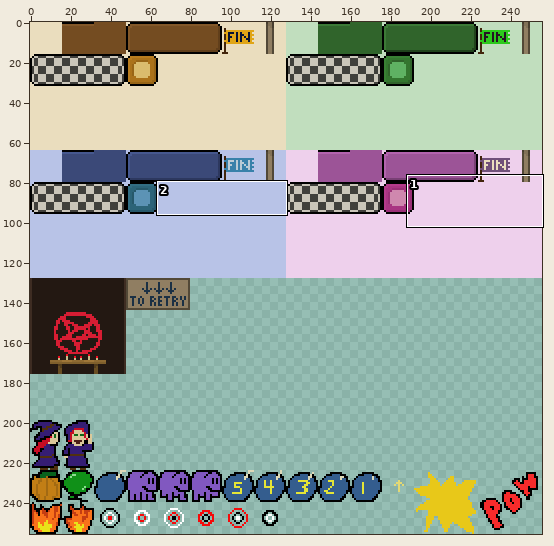
Edited in one commit: sprite sheet (src/data/image/2-tiles.png). The first picture is a wide view before the edit; the outline marks the close-up.
Close-up. Before:
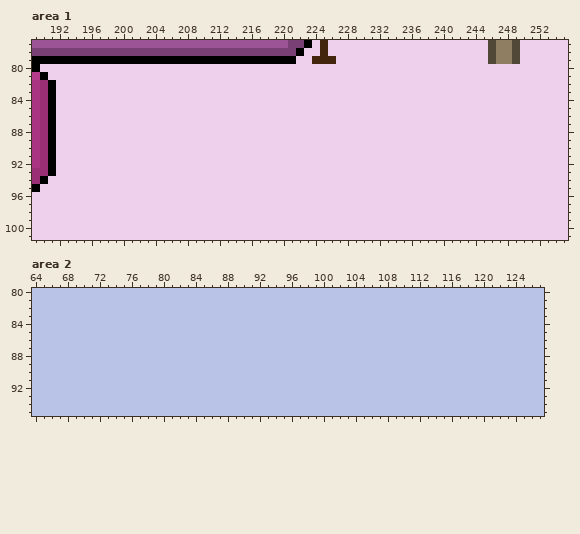
The file is 256x256 pixels. Colours within 5 levels of each other are drawn and written as one. Shown: area 1: x 189..255, y 77..101; area 2: x 64..127, y 80..95. The commit also changed other parts of the picture, which this record leaves out.
After:
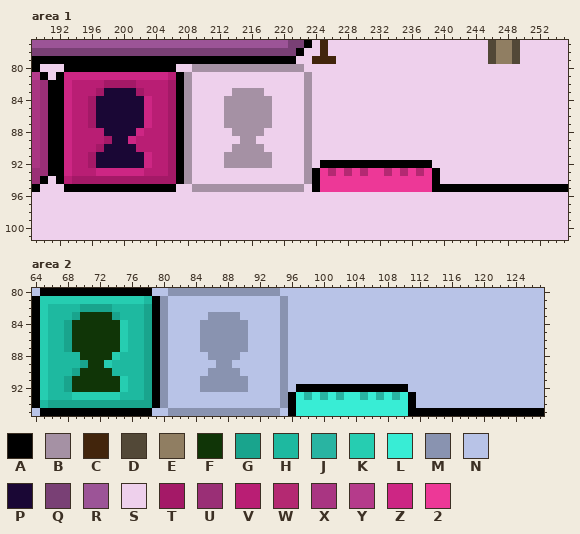
Palette (. is transparent): A #000000  B #a591a4  C #42250c  D #524837  E #907e62  F #103507  G #19a48d  H #1eb9a0  J #29b4a2  K #26cdb1  L #38edd5  M #8993b0  N #b8c3e7  P #1a0735  Q #794075  R #9c5497  S #eed0ec  T #a41967  U #9a2f76  V #b91e74  W #b42972  X #a93582  Y #b53b8b  Z #cd2684  2 #ed3897
Edits made:
--- area 1
@@ x 189..255 @@
  79 AAAAAAAAAAAAAAAAAAAAAAAAAAAAAAAAASSCCCSSSSSSSSSSSSSSSSSSSDEEDSSSSSS
- 80 ASSSSSSSSSSSSSSSSSSSSSSSSSSSSSSSSSSSSSSSSSSSSSSSSSSSSSSSSSSSSSSSSSS
- 81 YASSSSSSSSSSSSSSSSSSSSSSSSSSSSSSSSSSSSSSSSSSSSSSSSSSSSSSSSSSSSSSSSS
- 82 XUASSSSSSSSSSSSSSSSSSSSSSSSSSSSSSSSSSSSSSSSSSSSSSSSSSSSSSSSSSSSSSSS
- 83 XUASSSSSSSSSSSSSSSSSSSSSSSSSSSSSSSSSSSSSSSSSSSSSSSSSSSSSSSSSSSSSSSS
- 84 XUASSSSSSSSSSSSSSSSSSSSSSSSSSSSSSSSSSSSSSSSSSSSSSSSSSSSSSSSSSSSSSSS
- 85 XUASSSSSSSSSSSSSSSSSSSSSSSSSSSSSSSSSSSSSSSSSSSSSSSSSSSSSSSSSSSSSSSS
- 86 XUASSSSSSSSSSSSSSSSSSSSSSSSSSSSSSSSSSSSSSSSSSSSSSSSSSSSSSSSSSSSSSSS
- 87 XUASSSSSSSSSSSSSSSSSSSSSSSSSSSSSSSSSSSSSSSSSSSSSSSSSSSSSSSSSSSSSSSS
- 88 XUASSSSSSSSSSSSSSSSSSSSSSSSSSSSSSSSSSSSSSSSSSSSSSSSSSSSSSSSSSSSSSSS
- 89 XUASSSSSSSSSSSSSSSSSSSSSSSSSSSSSSSSSSSSSSSSSSSSSSSSSSSSSSSSSSSSSSSS
- 90 XUASSSSSSSSSSSSSSSSSSSSSSSSSSSSSSSSSSSSSSSSSSSSSSSSSSSSSSSSSSSSSSSS
- 91 XUASSSSSSSSSSSSSSSSSSSSSSSSSSSSSSSSSSSSSSSSSSSSSSSSSSSSSSSSSSSSSSSS
- 92 XUASSSSSSSSSSSSSSSSSSSSSSSSSSSSSSSSSSSSSSSSSSSSSSSSSSSSSSSSSSSSSSSS
- 93 UUASSSSSSSSSSSSSSSSSSSSSSSSSSSSSSSSSSSSSSSSSSSSSSSSSSSSSSSSSSSSSSSS
- 94 UASSSSSSSSSSSSSSSSSSSSSSSSSSSSSSSSSSSSSSSSSSSSSSSSSSSSSSSSSSSSSSSSS
- 95 ASSSSSSSSSSSSSSSSSSSSSSSSSSSSSSSSSSSSSSSSSSSSSSSSSSSSSSSSSSSSSSSSSS
+ 80 ASSSAAAAAAAAAAAAAASSBBBBBBBBBBBBBBSSSSSSSSSSSSSSSSSSSSSSSSSSSSSSSSS
+ 81 YASAZZZZZZZZZZZZZVABSSSSSSSSSSSSSSBSSSSSSSSSSSSSSSSSSSSSSSSSSSSSSSS
+ 82 XUAAZVVVVTTTTVVVVTABSSSSSSSSSSSSSSBSSSSSSSSSSSSSSSSSSSSSSSSSSSSSSSS
+ 83 XUAAZVVVTPPPPTVVVTABSSSSSBBBBSSSSSBSSSSSSSSSSSSSSSSSSSSSSSSSSSSSSSS
+ 84 XUAAZVVTPPPPPPZVVTABSSSSBBBBBBSSSSBSSSSSSSSSSSSSSSSSSSSSSSSSSSSSSSS
+ 85 XUAAZVVTPPPPPPZVVTABSSSSBBBBBBSSSSBSSSSSSSSSSSSSSSSSSSSSSSSSSSSSSSS
+ 86 XUAAZVVTPPPPPPZVVTABSSSSBBBBBBSSSSBSSSSSSSSSSSSSSSSSSSSSSSSSSSSSSSS
+ 87 XUAAZVVTPPPPPPZVVTABSSSSBBBBBBSSSSBSSSSSSSSSSSSSSSSSSSSSSSSSSSSSSSS
+ 88 XUAAZVVVVPPPPZVVVTABSSSSSBBBBSSSSSBSSSSSSSSSSSSSSSSSSSSSSSSSSSSSSSS
+ 89 XUAAZVVVVTPPZVVVVTABSSSSSSBBSSSSSSBSSSSSSSSSSSSSSSSSSSSSSSSSSSSSSSS
+ 90 XUAAZVVVTPPPPVVVVTABSSSSSBBBBSSSSSBSSSSSSSSSSSSSSSSSSSSSSSSSSSSSSSS
+ 91 XUAAZVVTPPPPPPZVVTABSSSSBBBBBBSSSSBSSSSSSSSSSSSSSSSSSSSSSSSSSSSSSSS
+ 92 XUAAZVVTPPPPPPZVVTABSSSSBBBBBBSSSSBSAAAAAAAAAAAAAASSSSSSSSSSSSSSSSS
+ 93 UUAAZVVVZZZZZZVVVTABSSSSSSSSSSSSSSBA2W2W2W22W2W2W2ASSSSSSSSSSSSSSSS
+ 94 UASAVTTTTTTTTTTTTTABSSSSSSSSSSSSSSBA22222222222222ASSSSSSSSSSSSSSSS
+ 95 ASSSAAAAAAAAAAAAAASSBBBBBBBBBBBBBBSA22222222222222AAAAAAAAAAAAAAAAA
  96 SSSSSSSSSSSSSSSSSSSSSSSSSSSSSSSSSSSSSSSSSSSSSSSSSSSSSSSSSSSSSSSSSSS
--- area 2
@@ x 64..127 @@
-80 NNNNNNNNNNNNNNNNNNNNNNNNNNNNNNNNNNNNNNNNNNNNNNNNNNNNNNNNNNNNNNNN
-81 NNNNNNNNNNNNNNNNNNNNNNNNNNNNNNNNNNNNNNNNNNNNNNNNNNNNNNNNNNNNNNNN
-82 NNNNNNNNNNNNNNNNNNNNNNNNNNNNNNNNNNNNNNNNNNNNNNNNNNNNNNNNNNNNNNNN
-83 NNNNNNNNNNNNNNNNNNNNNNNNNNNNNNNNNNNNNNNNNNNNNNNNNNNNNNNNNNNNNNNN
-84 NNNNNNNNNNNNNNNNNNNNNNNNNNNNNNNNNNNNNNNNNNNNNNNNNNNNNNNNNNNNNNNN
-85 NNNNNNNNNNNNNNNNNNNNNNNNNNNNNNNNNNNNNNNNNNNNNNNNNNNNNNNNNNNNNNNN
-86 NNNNNNNNNNNNNNNNNNNNNNNNNNNNNNNNNNNNNNNNNNNNNNNNNNNNNNNNNNNNNNNN
-87 NNNNNNNNNNNNNNNNNNNNNNNNNNNNNNNNNNNNNNNNNNNNNNNNNNNNNNNNNNNNNNNN
-88 NNNNNNNNNNNNNNNNNNNNNNNNNNNNNNNNNNNNNNNNNNNNNNNNNNNNNNNNNNNNNNNN
-89 NNNNNNNNNNNNNNNNNNNNNNNNNNNNNNNNNNNNNNNNNNNNNNNNNNNNNNNNNNNNNNNN
-90 NNNNNNNNNNNNNNNNNNNNNNNNNNNNNNNNNNNNNNNNNNNNNNNNNNNNNNNNNNNNNNNN
-91 NNNNNNNNNNNNNNNNNNNNNNNNNNNNNNNNNNNNNNNNNNNNNNNNNNNNNNNNNNNNNNNN
-92 NNNNNNNNNNNNNNNNNNNNNNNNNNNNNNNNNNNNNNNNNNNNNNNNNNNNNNNNNNNNNNNN
-93 NNNNNNNNNNNNNNNNNNNNNNNNNNNNNNNNNNNNNNNNNNNNNNNNNNNNNNNNNNNNNNNN
-94 NNNNNNNNNNNNNNNNNNNNNNNNNNNNNNNNNNNNNNNNNNNNNNNNNNNNNNNNNNNNNNNN
-95 NNNNNNNNNNNNNNNNNNNNNNNNNNNNNNNNNNNNNNNNNNNNNNNNNNNNNNNNNNNNNNNN
+80 NAAAAAAAAAAAAAANNMMMMMMMMMMMMMMNNNNNNNNNNNNNNNNNNNNNNNNNNNNNNNNN
+81 AKKKKKKKKKKKKKHAMNNNNNNNNNNNNNNMNNNNNNNNNNNNNNNNNNNNNNNNNNNNNNNN
+82 AKHHHHGGGGHHHHGAMNNNNNNNNNNNNNNMNNNNNNNNNNNNNNNNNNNNNNNNNNNNNNNN
+83 AKHHHGFFFFGHHHGAMNNNNNMMMMNNNNNMNNNNNNNNNNNNNNNNNNNNNNNNNNNNNNNN
+84 AKHHGFFFFFFKHHGAMNNNNMMMMMMNNNNMNNNNNNNNNNNNNNNNNNNNNNNNNNNNNNNN
+85 AKHHGFFFFFFKHHGAMNNNNMMMMMMNNNNMNNNNNNNNNNNNNNNNNNNNNNNNNNNNNNNN
+86 AKHHGFFFFFFKHHGAMNNNNMMMMMMNNNNMNNNNNNNNNNNNNNNNNNNNNNNNNNNNNNNN
+87 AKHHGFFFFFFKHHGAMNNNNMMMMMMNNNNMNNNNNNNNNNNNNNNNNNNNNNNNNNNNNNNN
+88 AKHHHHFFFFKHHHGAMNNNNNMMMMNNNNNMNNNNNNNNNNNNNNNNNNNNNNNNNNNNNNNN
+89 AKHHHHGFFKHHHHGAMNNNNNNMMNNNNNNMNNNNNNNNNNNNNNNNNNNNNNNNNNNNNNNN
+90 AKHHHGFFFFHHHHGAMNNNNNMMMMNNNNNMNNNNNNNNNNNNNNNNNNNNNNNNNNNNNNNN
+91 AKHHGFFFFFFKHHGAMNNNNMMMMMMNNNNMNNNNNNNNNNNNNNNNNNNNNNNNNNNNNNNN
+92 AKHHGFFFFFFKHHGAMNNNNMMMMMMNNNNMNAAAAAAAAAAAAAANNNNNNNNNNNNNNNNN
+93 AKHHHKKKKKKHHHGAMNNNNNNNNNNNNNNMALJLJLJLLJLJLJLANNNNNNNNNNNNNNNN
+94 AHGGGGGGGGGGGGGAMNNNNNNNNNNNNNNMALLLLLLLLLLLLLLANNNNNNNNNNNNNNNN
+95 NAAAAAAAAAAAAAANNMMMMMMMMMMMMMMNALLLLLLLLLLLLLLAAAAAAAAAAAAAAAAA
Pixel boxes of the changes (left, top, right, bottom) in both close-ups:
changed: (56, 64, 568, 192)
changed: (32, 288, 544, 416)
